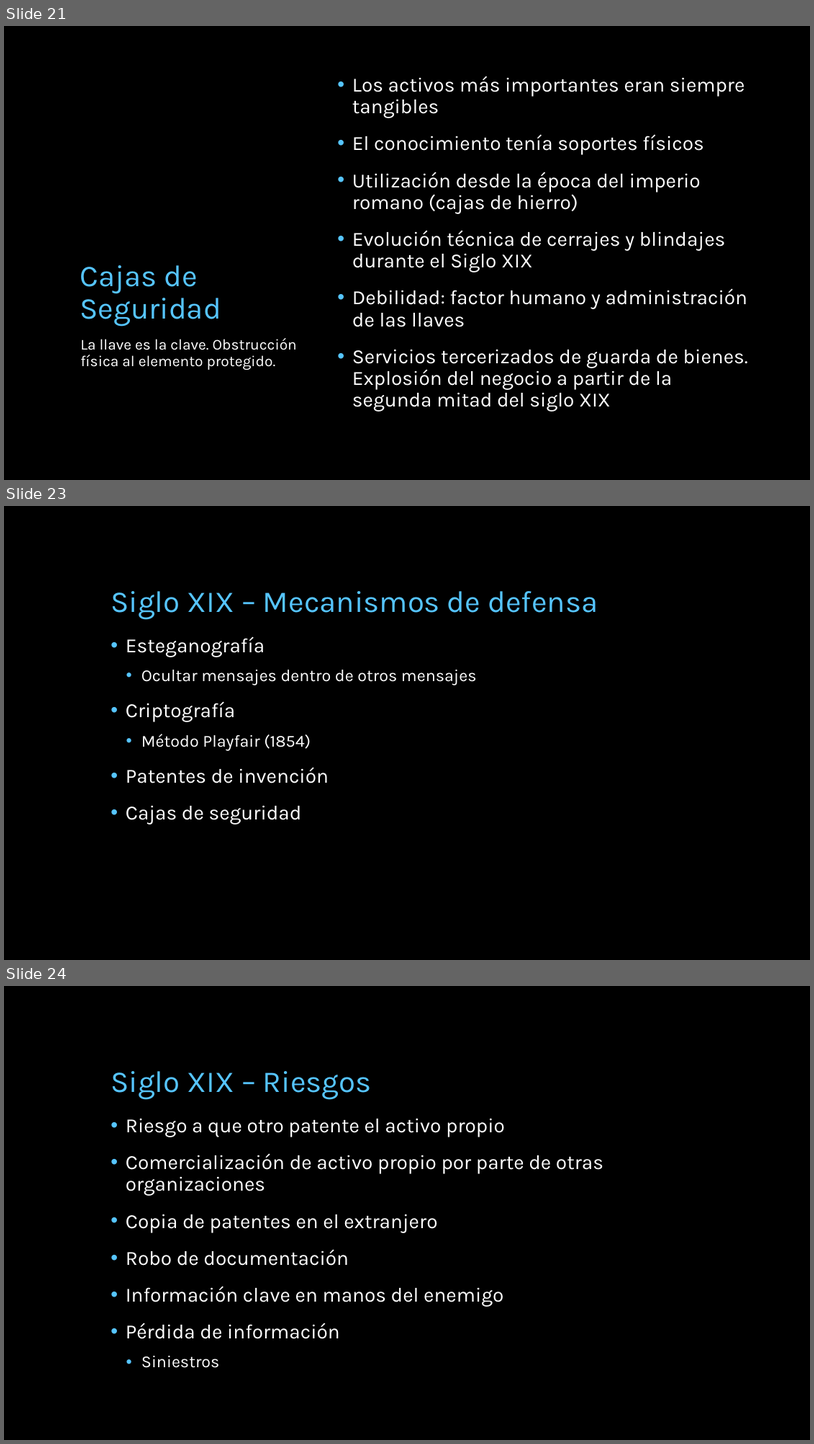
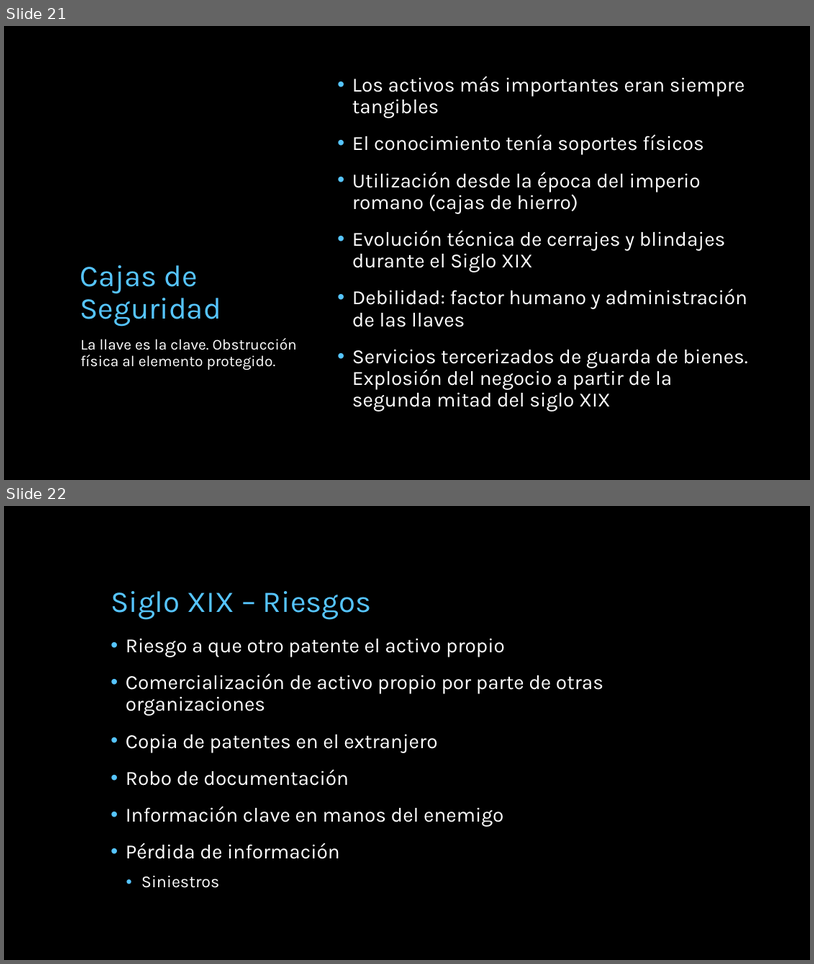
Before and after one commit to miparnisari/implantaciondesistemas, a slide deck: Presentacion/Fuga de Información.pptx. Shown one above the other, each under a label of ours: slides 21, 23 and 24 before the commit, slides 21 and 22 after it; the slides between them are not shown. The pictures are 814x1444 and 814x964 pixels, drawn with LibreOffice and Linux fonts; fonts in the diff are those of the drawing; background and template pictures are left out. Boxes give left, top, right and bottom in pixels: in the first picture for what was removed or moved away, otherwise in the second. Text is boxed around its words. In the diff, an @@ line names an element or a change of style, - is before the commit and + after.

```diff
--- a/Presentacion/Fuga de Información.pptx
+++ b/Presentacion/Fuga de Información.pptx
@@ slide 23 removed at [4, 506, 810, 960], background picture (left out) @@
@@ title removed at [111, 591, 598, 620] @@
-Siglo XIX – Mecanismos de defensa
@@ text removed at [126, 636, 477, 824] @@
-• Esteganografía
-  • Ocultar mensajes dentro de otros mensajes
-• Criptografía
-  • Método Playfair (1854)
-• Patentes de invención
-• Cajas de seguridad
@@ what was slide 24 is now slide 22 @@
```
Also in this commit, not shown: 9 slides changed, 1 slide added, 1 other slide removed.
